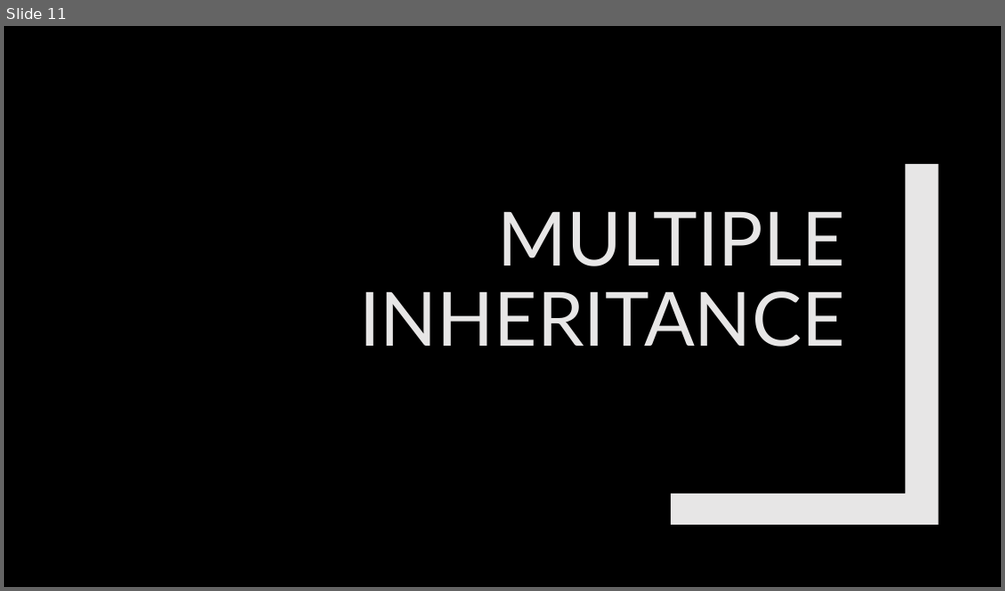
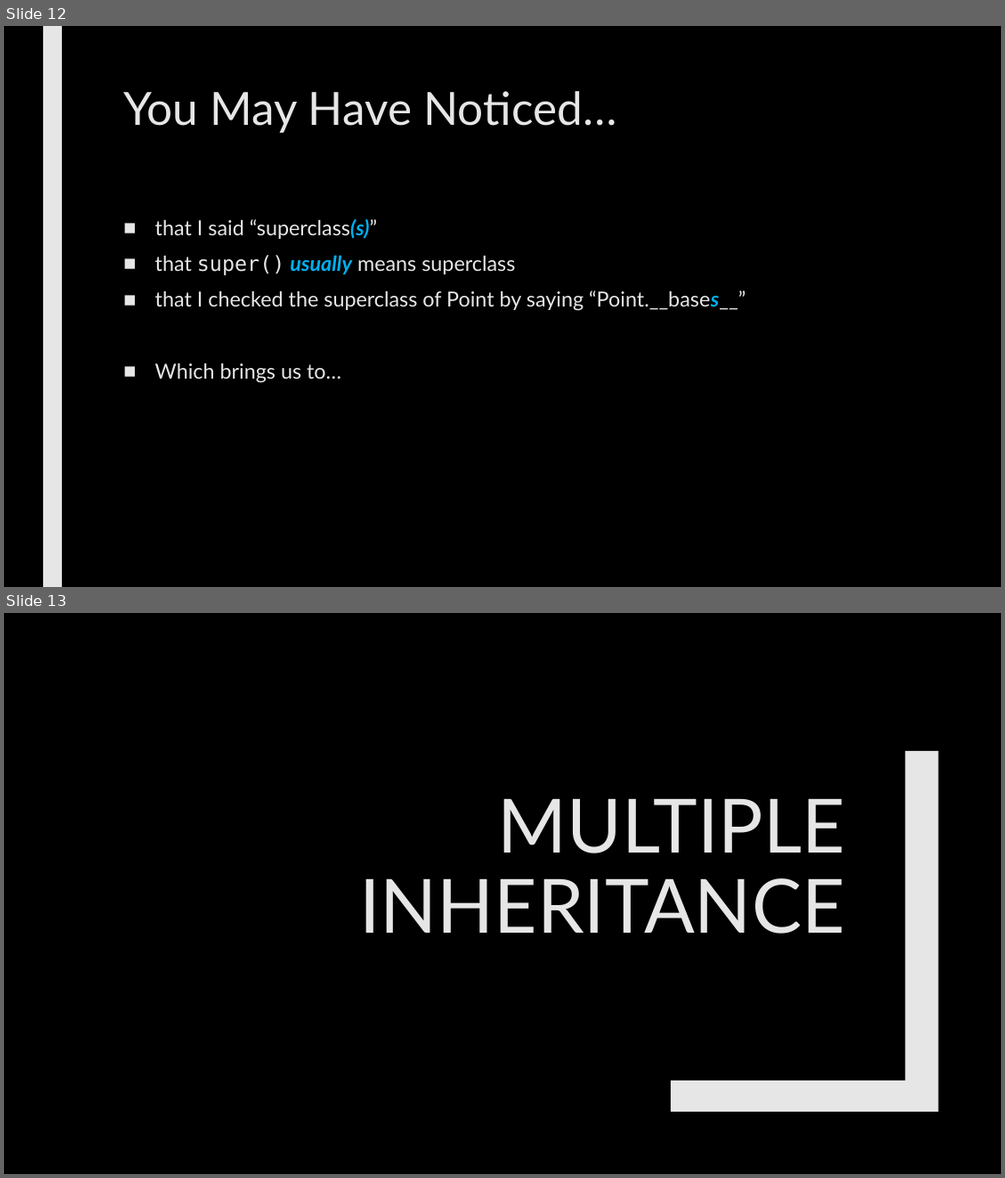
Before and after one commit to max7patek/metaprogramming, a slide deck: slides/01-PythonInheritance.pptx. Shown one above the other, each under a label of ours: slide 11 before the commit, slides 12 and 13 after it. The pictures are 1005x591 and 1005x1178 pixels, drawn with LibreOffice and Linux fonts; fonts in the diff are those of the drawing. Boxes give left, top, right and bottom in pixels: in the first picture for what was removed or moved away, otherwise in the second. Text is boxed around its words. In the diff, an @@ line names an element or a change of style, - is before the commit and + after.

```diff
--- a/slides/01-PythonInheritance.pptx
+++ b/slides/01-PythonInheritance.pptx
@@ slide 12 added at (4, 26, 1001, 587), background #000000 @@
@@ rectangle added at (43, 26, 62, 587), fill #E7E6E6 @@
@@ title added at (123, 91, 616, 133), 44 pt, text #E7E6E6 @@
+You May Have Noticed…
@@ text added at (155, 219, 745, 383), 20 pt, text #E7E6E6 @@
+■ that I said “superclass(s)”
+■ that super() usually means superclass
+■ that I checked the superclass of Point by saying “Point.__bases__”
+■ Which brings us to…
@@ what was slide 11 is now slide 13 @@
```
Also in this commit, not shown: 2 slides changed, 9 other slides added, 3 other files.
